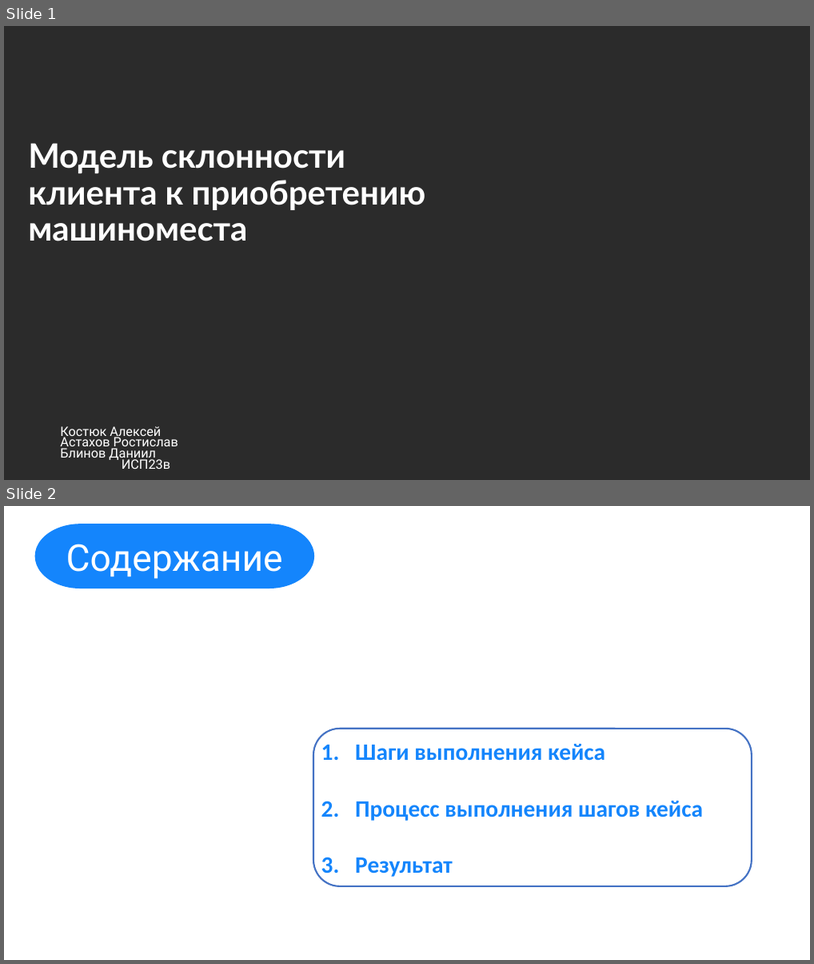
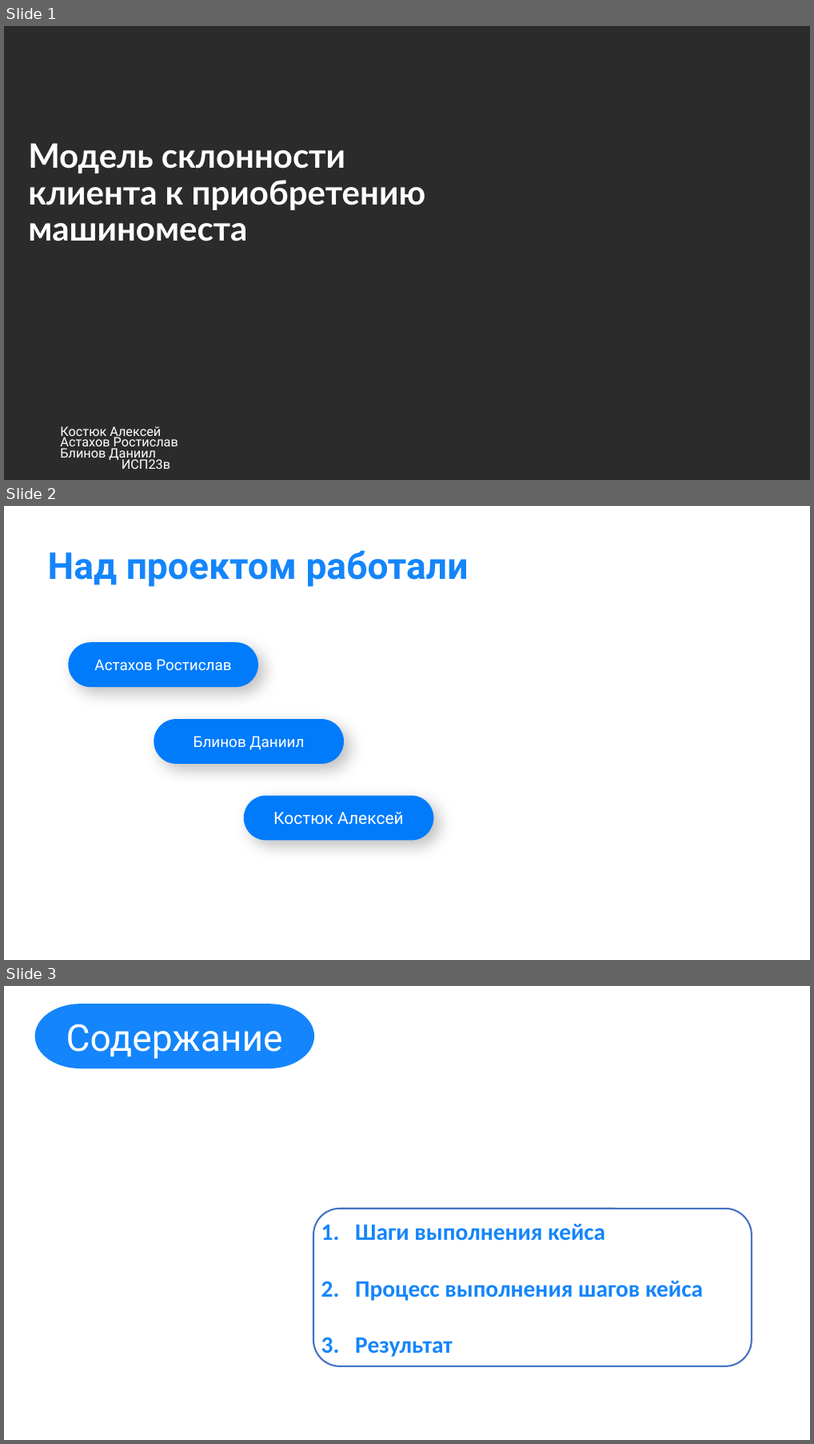
Before and after one commit to cryzzone/intensive_two, a slide deck: Модель склонности клиента к приобретению машиноместа.pptx. Shown one above the other, each under a label of ours: slides 1 and 2 before the commit, slides 1, 2 and 3 after it. The pictures are 814x964 and 814x1444 pixels, drawn with LibreOffice and Linux fonts; fonts in the diff are those of the drawing; background and template pictures are left out; a plain dark background stands for a picture behind light text. Boxes give left, top, right and bottom in pixels: in the first picture for what was removed or moved away, otherwise in the second. Text is boxed around its words. In the diff, an @@ line names an element or a change of style, - is before the commit and + after.

```diff
--- a/Модель склонности клиента к приобретению машиноместа.pptx
+++ b/Модель склонности клиента к приобретению машиноместа.pptx
@@ slide 2 added at bbox=[4, 506, 810, 960], background #FFFFFF @@
@@ title added at bbox=[48, 551, 469, 587], 44 pt, text #1485FC, bold @@
+Над проектом работали
@@ rounded rectangle added at bbox=[68, 642, 258, 687], fill #007BFC, 18 pt, text #FFFFFF @@
+Астахов Ростислав
@@ rounded rectangle added at bbox=[154, 719, 344, 764], fill #007BFC, 18 pt, text #FFFFFF @@
+Блинов Даниил
@@ rounded rectangle added at bbox=[243, 795, 434, 840], fill #007BFC, 20 pt, text #FFFFFF @@
+Костюк Алексей
@@ what was slide 2 is now slide 3 @@
```
Also in this commit, not shown: 1 slide changed.
